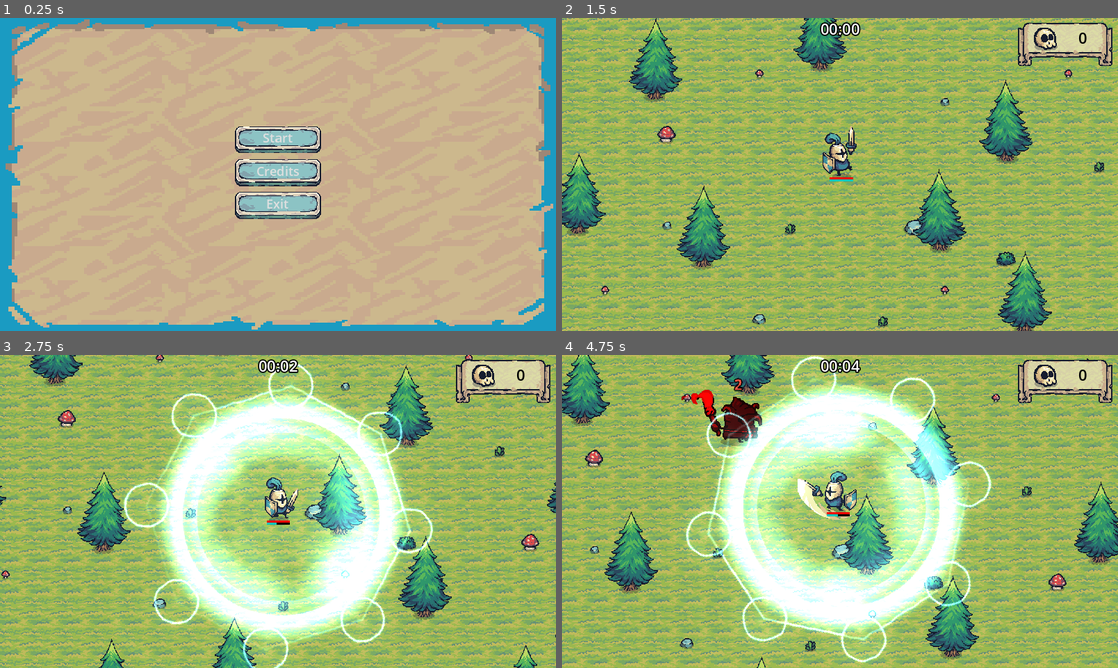
Above: before the commit, frames 1-4 (two rows, left to right).
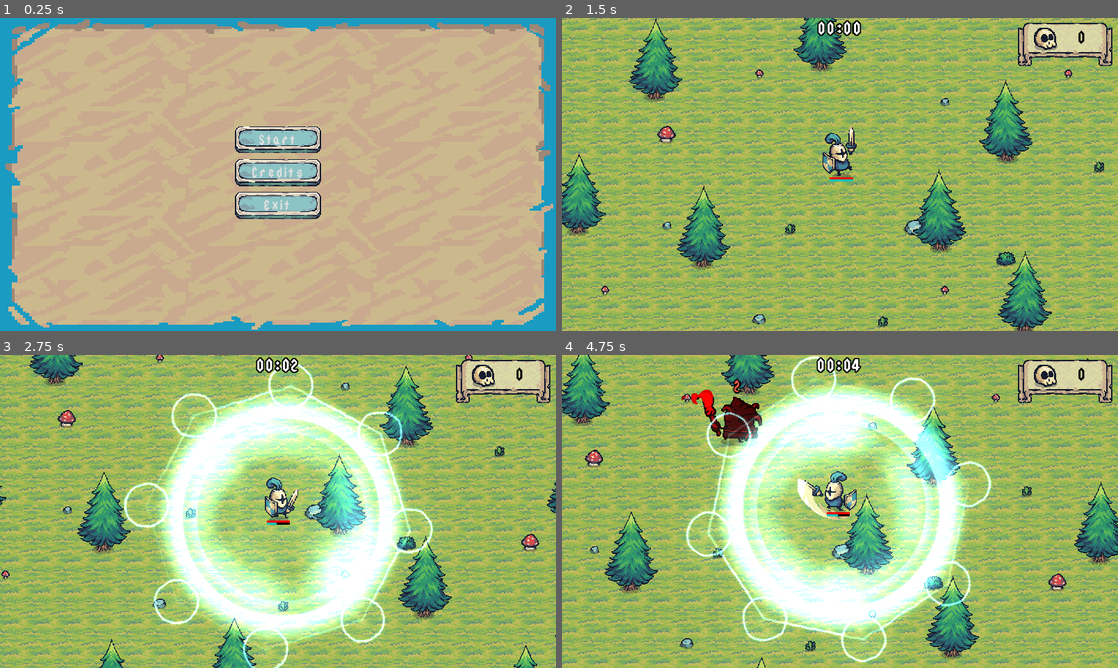
Above: after the commit, the same moments.

Repository: GracilianoOG/godot-dio-tiny-swords
Game: Godot game, scene res://ui/game_menu.tscn
Same seed, same stepped clock (60 frames per second), same inputs: the game is played once before the commit and once after it.
Inputs (mouse positions are in pixels of both pictures, inside the frame that each line leads up to):
- Up to frame 1 (0.25 s): no input
- Up to frame 2 (1.5 s): click "Start" at 0.5 s; move the mouse to (962, 158) at 1.27 s; hold D (move_right) from 1.28 s (still down); click (962, 158) at 1.35 s
- Up to frame 3 (2.75 s): move the mouse to (166, 527) at 2.02 s; release D (move_right) at 2.03 s; hold S (move_down) from 2.03 s (still down); tap F (special) at 2.1 s
- Up to frame 4 (4.75 s): move the mouse to (895, 442) at 2.77 s; release S (move_down) at 2.78 s; hold D (move_right) 2.78-3.53 s; click (895, 442) at 2.85 s; move the mouse to (812, 574) at 3.52 s; hold W (move_up) 3.53-4.28 s; tap F (special) at 3.6 s; move the mouse to (1006, 558) at 4.27 s; hold A (move_left) from 4.28 s (still down); click (1006, 558) at 4.35 s

The runs differ from the first frame. In frame 1, 0.3% of the frame differs, in the area x 45-55%, y 36-62%; in frame 2, 0.3%; in frame 3, 0.3%; in frame 4, 0.4%, in the area x 30-95%, y 0-13%.

Commit message:
Change project font to Middle

Diff:
--- a/project.godot
+++ b/project.godot
@@ -24,6 +24,10 @@
 window/stretch/mode="canvas_items"
 mouse_cursor/custom_image="res://addons/Tiny Swords/UI/Pointers/01.png"
 mouse_cursor/custom_image_hotspot=Vector2(25, 20)
+
+[gui]
+
+theme/custom_font="res://addons/Middle/Middle.ttf"
 
 [input]
 
